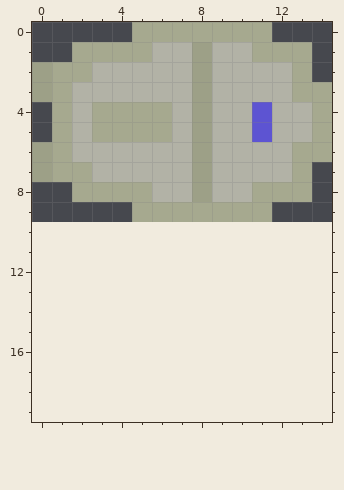
Two states of a pixel-art sprite, source/images/bluetriangle.png. The first picture shows the starting point.
The file is 15x10 pixels. The old version is drawn lined up with the new one, on the new canvas.
The same view after the edit:
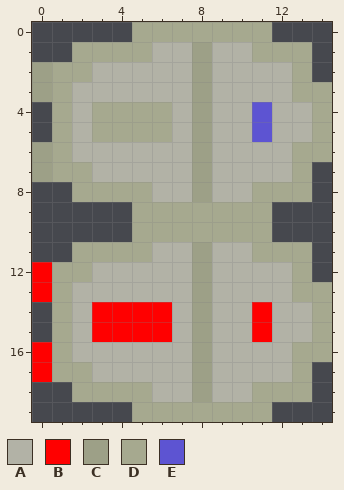
Palette (. is transparent): A #b2b2a6  B #ff0000  C #9da087  D #a6a98f  E #5d54d2
Diff:
canvas 15x10 -> 15x20
@@ x 0..14 @@
  9 .....DDDDDDD...
-10 ...............
-11 ...............
-12 ...............
-13 ...............
-14 ...............
-15 ...............
-16 ...............
-17 ...............
-18 ...............
-19 ...............
+10 .....DDDDDDD...
+11 ..DDDDAACAADDD.
+12 BDDAAAAACAAAAD.
+13 BDAAAAAACAAAADD
+14 .DABBBBACAABAAD
+15 .DABBBBACAABAAD
+16 BDAAAAAACAAAADD
+17 BDDAAAAACAAAAD.
+18 ..DDDDAACAADDD.
+19 .....DDDDDDD...
Boxes around the changes in both pictures, in picture pixels (x1, y1, x2, y2):
added: (32, 222, 332, 422)
